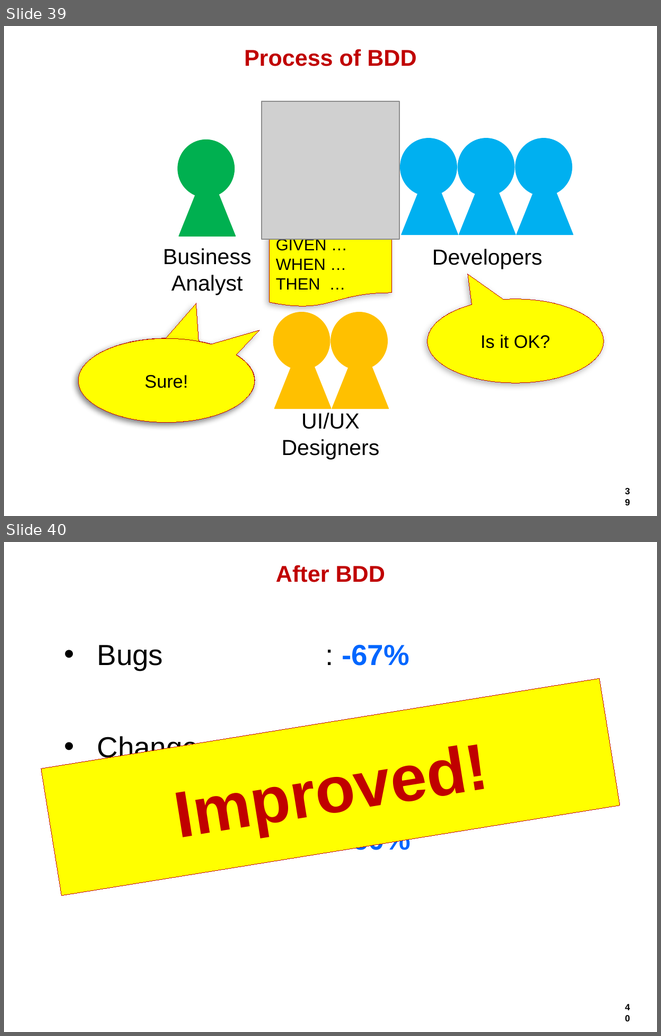
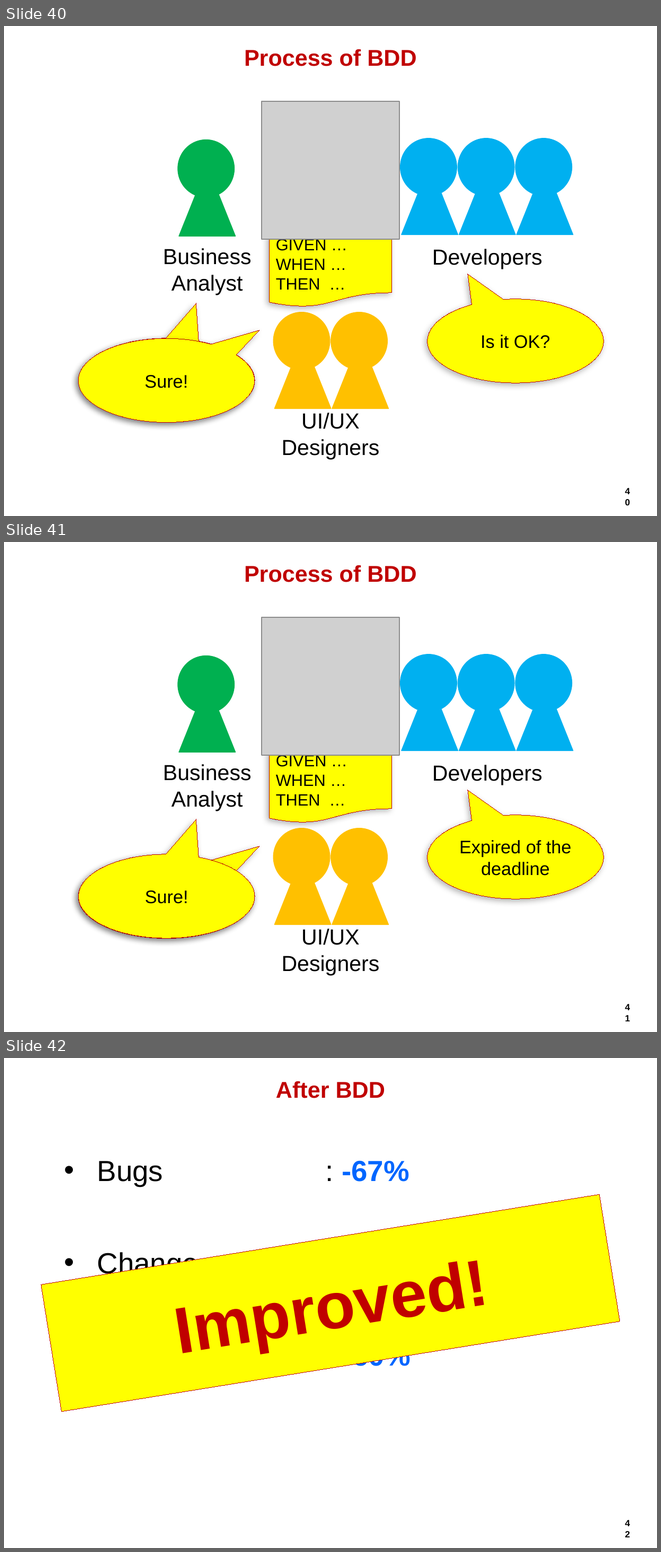
Before and after one commit to hageyahhoo/agile2014, a slide deck: presentations/TechnologyDrivenDevelopment.pptx. Shown one above the other, each under a label of ours: slides 39 and 40 before the commit, slides 40, 41 and 42 after it. The pictures are 661x1036 and 661x1552 pixels, drawn with LibreOffice and Linux fonts; fonts in the diff are those of the drawing; grey boxes stand for pictures; background and template pictures are left out. Boxes give left, top, right and bottom in pixels: in the first picture for what was removed or moved away, otherwise in the second. Text is boxed around its words. In the diff, an @@ line names an element or a change of style, - is before the commit and + after.

```diff
--- a/presentations/TechnologyDrivenDevelopment.pptx
+++ b/presentations/TechnologyDrivenDevelopment.pptx
@@ slide 41 added at box(4, 542, 657, 1032), background #FFFFFF; not listed: 1 template element that a slide beside it also shows @@
@@ title added at box(244, 565, 416, 582), 25.2 pt, text #C00000, bold @@
+Process of BDD
@@ picture added at box(261, 617, 399, 755) @@
@@ ellipse added at box(178, 655, 234, 713), fill #00B050, outline #00B050 0.75 pt @@
@@ group added at box(400, 654, 573, 785): 3 triangles, 3 ellipses, 1 text @@
+Developers
@@ triangle added at box(179, 682, 235, 752), fill #00B050, outline #00B050 0.75 pt @@
@@ text added at box(163, 764, 252, 811), 24 pt, text #000000 @@
+Business
+Analyst
@@ flow chart document added at box(269, 751, 391, 823), fill #FFFF00, outline #C00000 0.75 pt, 18 pt, text #000000 @@
+GIVEN …
+WHEN …
+THEN …
@@ speech bubble added at box(427, 815, 603, 899), fill #FFFF00, outline #BF0000 0.75 pt, 20 pt, text #000000 @@
+Expired of the
+deadline
@@ group added at box(274, 828, 388, 975): 2 triangles, 2 ellipses, 1 text @@
+UI/UX
+Designers
@@ speech bubble added at box(78, 854, 255, 938), fill #FFFF00, outline #BF0000 0.75 pt, 20 pt, text #000000 @@
+MORE!
@@ speech bubble added at box(78, 854, 255, 938), fill #FFFF00, outline #BF0000 0.75 pt, 20 pt, text #000000 @@
+Sure!
@@ what was slide 39 is now slide 40 @@
@@ page number at box(618, 482, 637, 500): text changed @@
-39
+40
@@ what was slide 40 is now slide 42 @@
```
Also in this commit, not shown: 2 other slides added.
